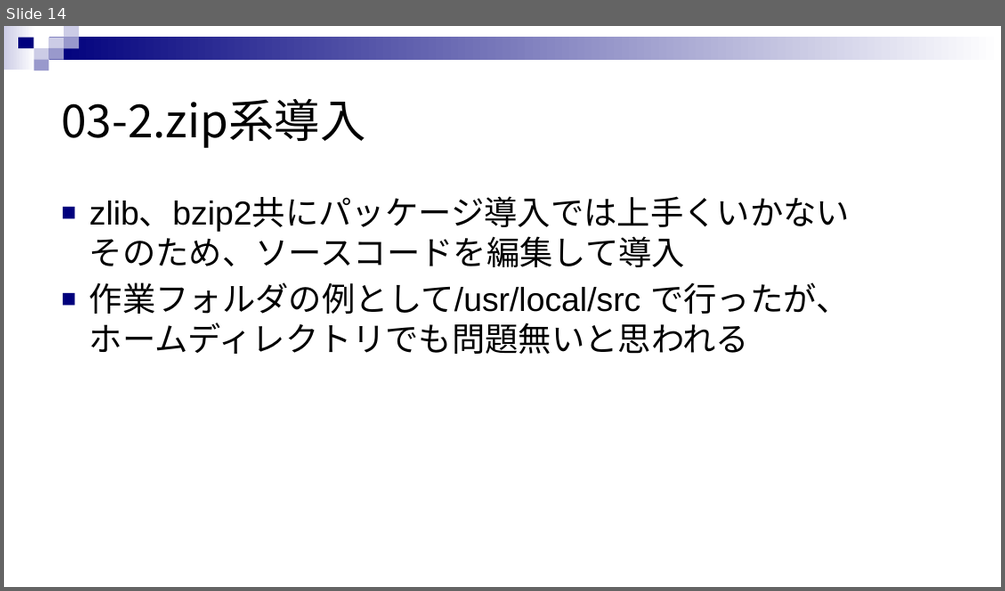
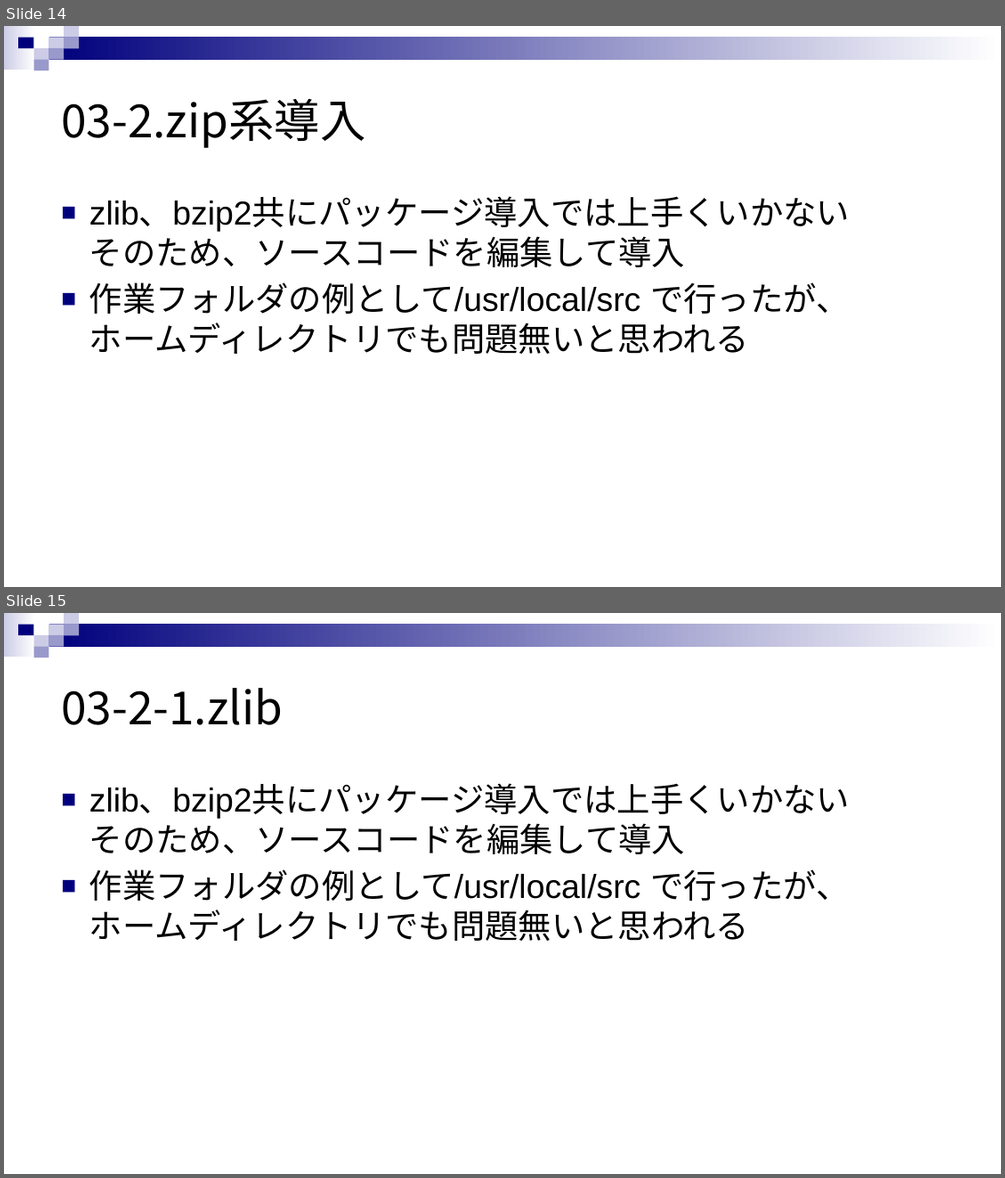
Before and after one commit to rensuke/SIMUonWSL, a slide deck: RE_SIMU_ON_WSL.pptx. Shown one above the other, each under a label of ours: slide 14 before the commit, slides 14 and 15 after it. The pictures are 1005x591 and 1005x1178 pixels, drawn with LibreOffice and Linux fonts; fonts in the diff are those of the drawing. Boxes give left, top, right and bottom in pixels: in the first picture for what was removed or moved away, otherwise in the second. Text is boxed around its words. In the diff, an @@ line names an element or a change of style, - is before the commit and + after.

Commit message:
Word：bzip2のファイル書き換え後インストールまで追記 / PowerPoint：スライド追加下準備

```diff
--- a/RE_SIMU_ON_WSL.pptx
+++ b/RE_SIMU_ON_WSL.pptx
@@ slide 15 added at box(4, 613, 1001, 1174), background #FFFFFF; not listed: 9 template elements that a slide beside it also shows @@
@@ title added at box(61, 688, 283, 725), 44 pt, text #000000 @@
+03-2-1.zlib
@@ text added at box(89, 786, 850, 941), 32 pt, text #000000 @@
+■ zlib、bzip2共にパッケージ導入では上手くいかない
+  そのため、ソースコードを編集して導入
+■ 作業フォルダの例として/usr/local/src で行ったが、
+  ホームディレクトリでも問題無いと思われる
```
Also in this commit, not shown: 2 slides changed, 1 other file.
